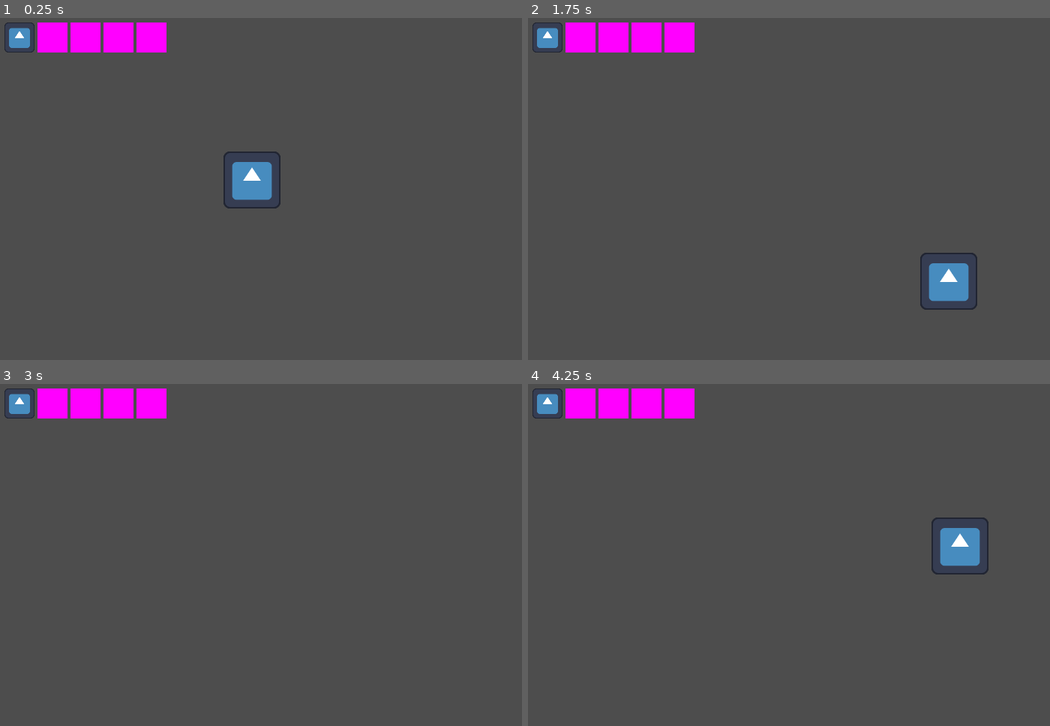
Above: before the commit, frames 1-4 (two rows, left to right).
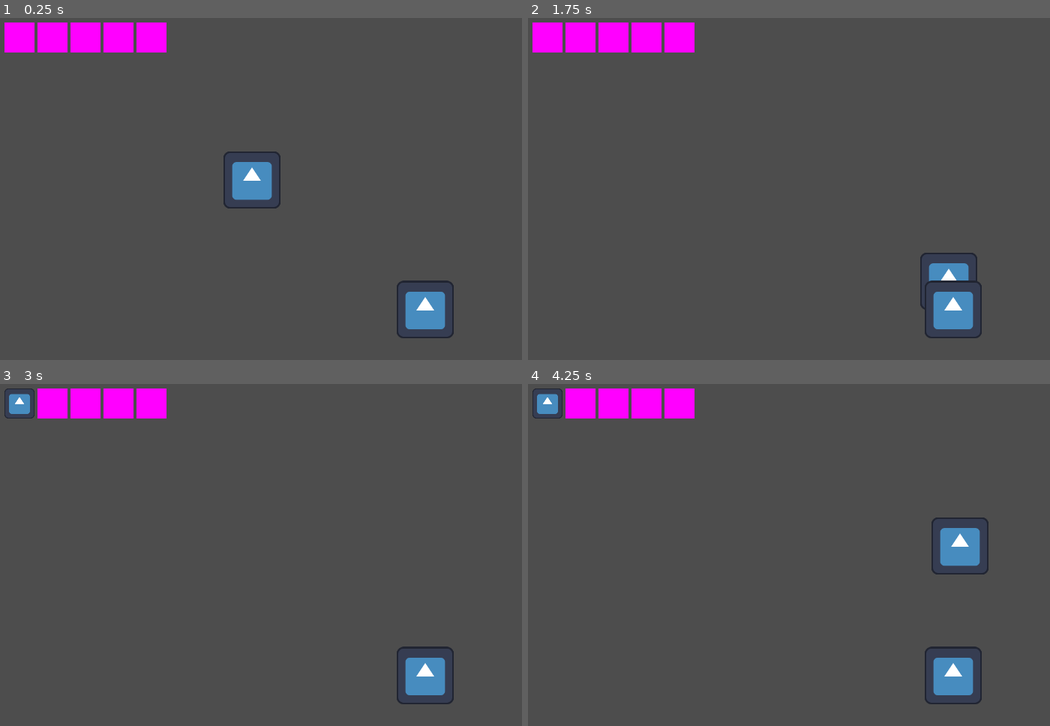
Above: after the commit, the same moments.

Repository: junyynyyn/Game-Jam-Sem-1-2024
Game: Godot game, scene res://Scenes/main.tscn
The game is run twice, just before and just after one commit, with the same random seed, the same clock (stepped at 60 frames per second) and the same inputs. The engine's default icon, where the game draws it, is replaced by a stand-in: a white triangle on a blue panel in a dark square.
Inputs:
- Up to frame 1 (0.25 s): no input
- Up to frame 2 (1.75 s): tap Enter at 0.5 s; hold D (right) 0.53-1.28 s; tap E (interact) at 0.6, 1.35 s; hold S (down) from 1.28 s (still down)
- Up to frame 3 (3 s): release S (down) at 2.03 s; hold D (right) 2.03-2.78 s; tap E (interact) at 2.1, 2.85 s; hold W (up) from 2.78 s (still down)
- Up to frame 4 (4.25 s): tap Space at 3.5 s; release W (up) at 3.53 s; hold A (left) from 3.53 s (still down); tap E (interact) at 3.6 s

The runs differ from the first frame. In frame 1, 1.6% of the frame differs, in the area x 0-87%, y 1-94%; in frame 2, 1.6%; in frame 3, 1.0%; in frame 4, 1.0%.

Commit message:
Implemented usable interactables

Diff:
--- /dev/null
+++ b/Scenes/Interactables/Interactable.gd
@@ -0,0 +1,27 @@
+class_name Interactable
+extends Node2D
+
+var usable = true
+var player_in_range = false
+var interact_area: Area2D
+
+func _ready():
+	interact_area = $InteractableArea
+
+func _process(_delta):
+	if (len(interact_area.get_overlapping_bodies()) > 0):
+		if (interact_area.get_overlapping_bodies()[0].is_in_group("Player")):
+			player_in_range = true
+		else:
+			player_in_range = false
+	else:
+		player_in_range = false
+
+	if (Input.is_action_just_pressed("interact") and player_in_range and usable):
+		use()
+
+func use():
+	pass
+
+func set_usable(usability):
+	usable = usability
--- /dev/null
+++ b/Scenes/Interactables/Interactable.tscn
@@ -0,0 +1,17 @@
+[gd_scene load_steps=3 format=3 uid="uid://c5j7b0whluqm4"]
+
+[ext_resource type="Texture2D" uid="uid://b7u5tdu1rhewe" path="res://icon.svg" id="1_8oc04"]
+
+[sub_resource type="RectangleShape2D" id="RectangleShape2D_1psnm"]
+size = Vector2(128, 129)
+
+[node name="Interactable" type="Node2D"]
+
+[node name="Sprite2D" type="Sprite2D" parent="."]
+texture = ExtResource("1_8oc04")
+
+[node name="InteractableArea" type="Area2D" parent="."]
+
+[node name="CollisionShape2D" type="CollisionShape2D" parent="InteractableArea"]
+position = Vector2(-1, -1.5)
+shape = SubResource("RectangleShape2D_1psnm")
--- /dev/null
+++ b/Scenes/Interactables/test_interactable.gd
@@ -0,0 +1,10 @@
+extends Interactable
+
+var test_item
+
+func _ready():
+	super()
+	test_item = $Item
+
+func use():
+	InventoryGlobal.add_item(test_item)
--- /dev/null
+++ b/Scenes/Interactables/test_interactable.tscn
@@ -0,0 +1,13 @@
+[gd_scene load_steps=4 format=3 uid="uid://bpu6lhn5cs3ta"]
+
+[ext_resource type="PackedScene" uid="uid://c5j7b0whluqm4" path="res://Scenes/Interactables/Interactable.tscn" id="1_ka03j"]
+[ext_resource type="Script" path="res://Scenes/Interactables/test_interactable.gd" id="2_wuwsb"]
+[ext_resource type="Script" path="res://Scenes/Items/Item.gd" id="3_j8nxp"]
+
+[node name="Interactable" instance=ExtResource("1_ka03j")]
+script = ExtResource("2_wuwsb")
+
+[node name="Item" type="Node" parent="." index="2"]
+script = ExtResource("3_j8nxp")
+item_name = "paperclip"
+sprite = "res://icon.svg"
--- a/Scenes/Items/Item.gd
+++ b/Scenes/Items/Item.gd
@@ -1,5 +1,5 @@
 class_name Item
-extends TextureRect
+extends Node
 
 @export var item_name: String
 @export var sprite: String
--- a/Scenes/Items/Item.tscn
+++ b/Scenes/Items/Item.tscn
@@ -2,9 +2,5 @@
 
 [ext_resource type="Script" path="res://Scenes/Items/Item.gd" id="1_tj8eu"]
 
-[node name="Item" type="Control"]
-layout_mode = 3
-anchors_preset = 0
-offset_right = 40.0
-offset_bottom = 40.0
+[node name="Node" type="Node"]
 script = ExtResource("1_tj8eu")
--- a/Scenes/Player/player.tscn
+++ b/Scenes/Player/player.tscn
@@ -6,7 +6,7 @@
 [sub_resource type="RectangleShape2D" id="RectangleShape2D_rs0a6"]
 size = Vector2(130, 130)
 
-[node name="Player" type="CharacterBody2D"]
+[node name="Player" type="CharacterBody2D" groups=["Player"]]
 script = ExtResource("1_uw6gm")
 
 [node name="CollisionShape2D" type="CollisionShape2D" parent="."]
--- a/Scenes/UI/Inventory/Inventory.gd
+++ b/Scenes/UI/Inventory/Inventory.gd
@@ -8,7 +8,7 @@
 
 # Called every frame. 'delta' is the elapsed time since the previous frame.
 func _process(delta):
-	display_items()
+	pass
 
 func display_items():
 	var items = InventoryGlobal.get_items()
--- a/Scenes/UI/Inventory/Inventory.tscn
+++ b/Scenes/UI/Inventory/Inventory.tscn
@@ -5,7 +5,7 @@
 
 [sub_resource type="PlaceholderTexture2D" id="PlaceholderTexture2D_5vii5"]
 
-[node name="Inventory" type="Control"]
+[node name="InventoryUI" type="Control"]
 layout_mode = 3
 anchors_preset = 15
 anchor_right = 1.0
--- a/Scenes/UI/Inventory/ItemSlot.gd
+++ b/Scenes/UI/Inventory/ItemSlot.gd
@@ -4,7 +4,7 @@
 
 # Called when the node enters the scene tree for the first time.
 func _ready():
-	display_item()
+	pass
 
 func set_item(item):
 	self.item = item
--- a/Scenes/UI/Inventory/inventory_global.gd
+++ b/Scenes/UI/Inventory/inventory_global.gd
@@ -4,11 +4,10 @@
 var selected_slot = 0
 
 var itemList = []
+var inventoryUI
 
 func _ready():
-	var oneItem = Item.new()
-	oneItem.sprite = "icon.svg"
-	add_item(oneItem)
+	inventoryUI = get_tree().root.get_node("/root/Main/UI/InventoryUI")
 
 func isFull():
 	return len(itemList) >= 5
@@ -16,6 +15,7 @@
 func add_item(item):
 	if (not isFull()):
 		itemList.append(item)
+		inventoryUI.display_items()
 		return true
 	else:
 		return false
--- a/Scenes/main.tscn
+++ b/Scenes/main.tscn
@@ -1,7 +1,8 @@
-[gd_scene load_steps=3 format=3 uid="uid://dhxlbsqpptays"]
+[gd_scene load_steps=4 format=3 uid="uid://dhxlbsqpptays"]
 
 [ext_resource type="PackedScene" uid="uid://crgbhexf70b1f" path="res://Scenes/Player/player.tscn" id="1_51ryb"]
 [ext_resource type="PackedScene" uid="uid://bwus1fhdb5876" path="res://Scenes/UI/Inventory/Inventory.tscn" id="2_xm0rl"]
+[ext_resource type="PackedScene" uid="uid://bpu6lhn5cs3ta" path="res://Scenes/Interactables/test_interactable.tscn" id="3_lhqeq"]
 
 [node name="Main" type="Node2D"]
 
@@ -15,4 +16,10 @@
 
 [node name="UI" type="CanvasLayer" parent="."]
 
-[node name="Inventory" parent="UI" instance=ExtResource("2_xm0rl")]
+[node name="InventoryUI" parent="UI" instance=ExtResource("2_xm0rl")]
+unique_name_in_owner = true
+
+[node name="Interactables" type="Node2D" parent="."]
+
+[node name="Test_Interactable" parent="Interactables" instance=ExtResource("3_lhqeq")]
+position = Vector2(385, 288)
